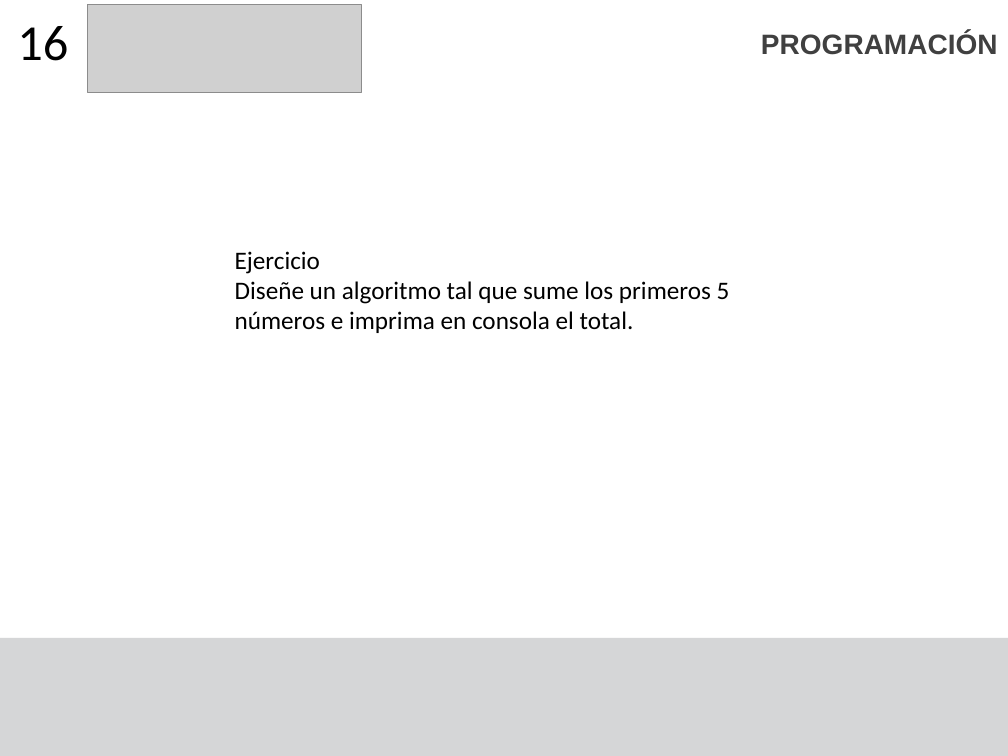
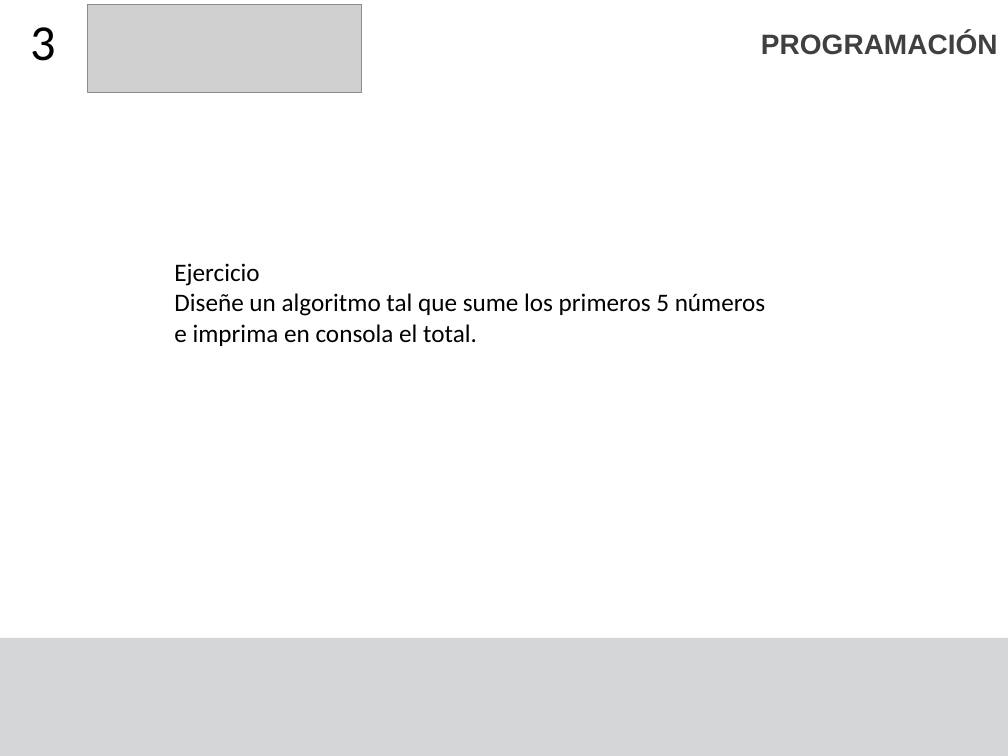
Before and after one commit to F4bian1012/Intro_Programacion, a slide deck: slide 3 of Sesion_5/Condicionales y ciclos.pptx (slide 18 before the commit). Drawn at 1008x756 pixels with LibreOffice and Linux fonts; fonts in the diff are those of the drawing; grey boxes stand for pictures. Boxes give left, top, right and bottom in pixels: in the first picture for what was removed or moved away, otherwise in the second. Text is boxed around its words. In the diff, an @@ line names an element or a change of style, - is before the commit and + after.

```diff
--- a/Sesion_5/Condicionales y ciclos.pptx
+++ b/Sesion_5/Condicionales y ciclos.pptx
@@ title at <box>30,27,56,61</box>: text changed @@
-16
+3
@@ text "Ejercicio" rewrapped from <box>235,251,730,333</box> to <box>174,263,766,346</box> @@
```
Also in this commit, not shown: 6 other slides changed, 3 slides added, 20 slides removed, 1 other file.
